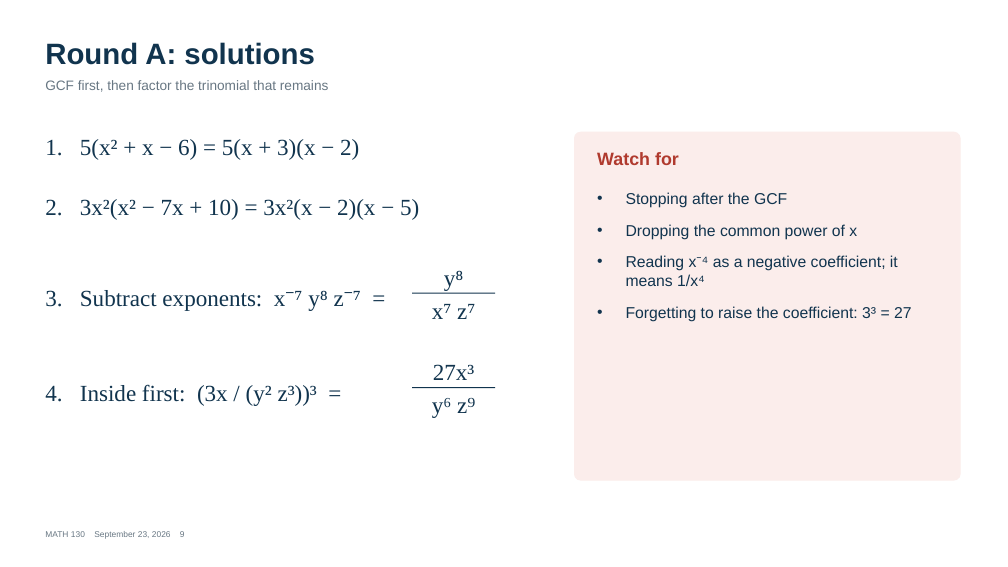
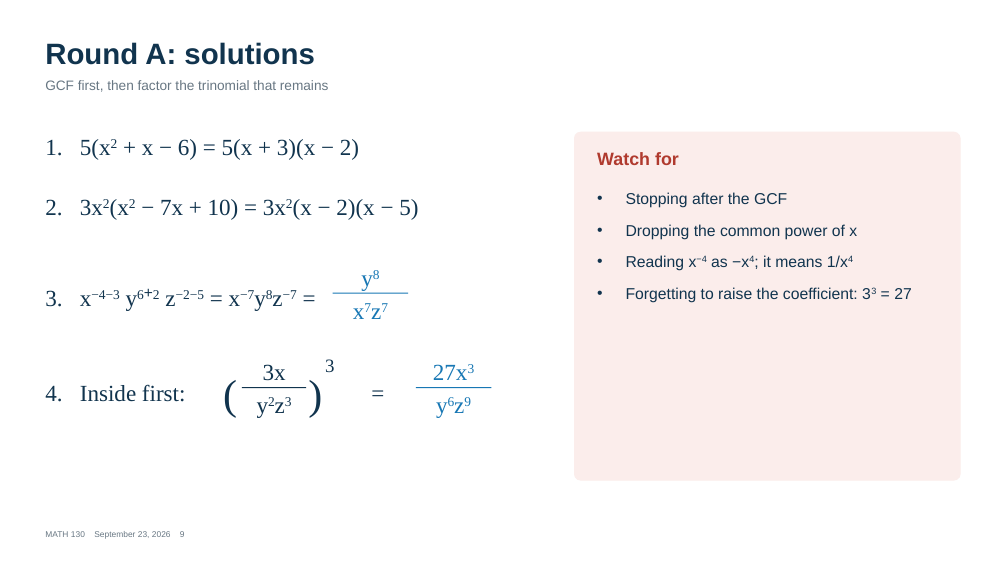
Before and after one commit to andrewhvolk/andrewhvolk.github.io, a slide deck: slide 9 of slides/Math130Test1Review_2026-09-23.pptx. Drawn at 1008x567 pixels with LibreOffice and Linux fonts; fonts in the diff are those of the drawing. Boxes give left, top, right and bottom in pixels: in the first picture for what was removed or moved away, otherwise in the second. Text is boxed around its words. In the diff, an @@ line names an element or a change of style, - is before the commit and + after.

```diff
--- a/slides/Math130Test1Review_2026-09-23.pptx
+++ b/slides/Math130Test1Review_2026-09-23.pptx
@@ text at [45,139,359,160]: text changed @@
-1. 5(x² + x − 6) = 5(x + 3)(x − 2)
+1. 5(x2 + x − 6) = 5(x + 3)(x − 2)
@@ text at [45,199,418,220]: text changed @@
-2. 3x²(x² − 7x + 10) = 3x²(x − 2)(x − 5)
+2. 3x2(x2 − 7x + 10) = 3x2(x − 2)(x − 5)
@@ text added at [329,261,412,291], 22 pt, text #1777B4 @@
+y8
@@ text at [626,255,912,303]: text changed @@
-• Reading x⁻⁴ as a negative coefficient; it means 1/x⁴
-• Forgetting to raise the coefficient: 3³ = 27
+• Reading x−4 as −x4; it means 1/x4
+• Forgetting to raise the coefficient: 33 = 27
@@ text at [45,290,254,307]: text changed @@
-3. Subtract exponents: x⁻⁷ y⁸ z⁻⁷ =
+3. x−4−3 y6⁺2 z−2−5 = x−7y8z−7 =
@@ text added at [329,296,412,327], 22 pt, text #1777B4 @@
+x7z7
@@ line moved from (412, 293) - (495, 293) to (333, 293) - (408, 293) @@
@@ line (333, 293) - (408, 293): stroke #11344E 1 pt to #1777B4 1 pt @@
@@ text removed at [444,270,464,291] @@
-y⁸
@@ text removed at [432,304,475,319] @@
-x⁷ z⁷
@@ text added at [223,357,242,429], 40 pt, text #11344E @@
+(
@@ text added at [309,357,327,429], 40 pt, text #11344E @@
+)
@@ text added at [325,359,334,372], 18 pt, text #11344E @@
+3
@@ text at [45,384,185,402]: text changed @@
-4. Inside first: (3x / (y² z³))³ =
+4. Inside first:
@@ line added from (242, 388) to (306, 388), #11344E 1 pt @@
@@ text added at [263,364,286,381], 22 pt, text #11344E @@
+3x
@@ text added at [363,378,393,416], 22 pt, text #11344E @@
+=
@@ line moved from (412, 388) - (495, 388) to (416, 388) - (492, 388) @@
@@ line (416, 388) - (492, 388): stroke #11344E 1 pt to #1777B4 1 pt @@
@@ text at [433,364,475,380]: text changed; text colour #11344E to #1777B4 @@
-27x³
+27x3
@@ text added at [238,391,310,421], 22 pt, text #11344E @@
+y2z3
@@ text at [432,398,475,418]: text changed; text colour #11344E to #1777B4 @@
-y⁶ z⁹
+y6z9
```
Also in this commit, not shown: 13 other slides changed, 2 other files.
